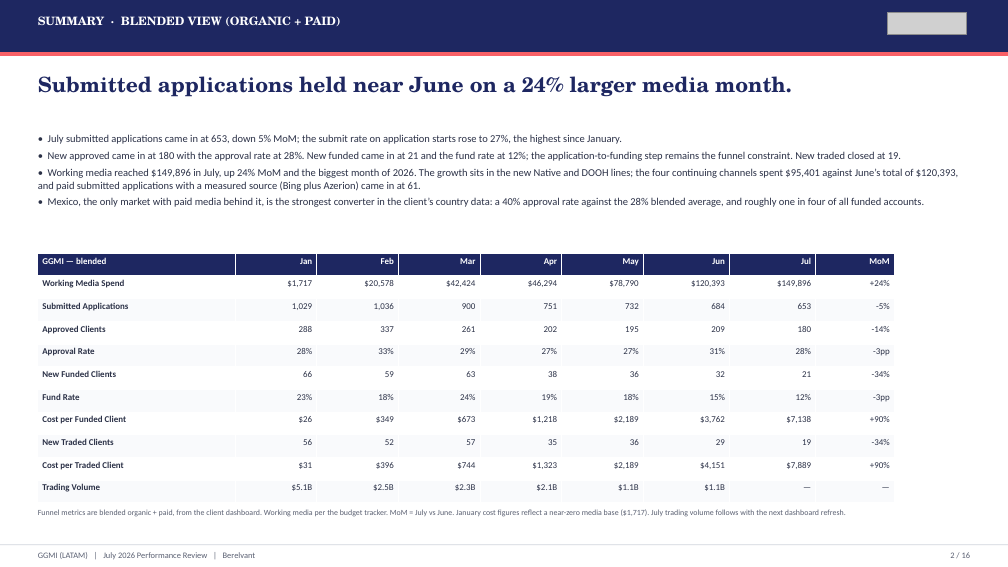
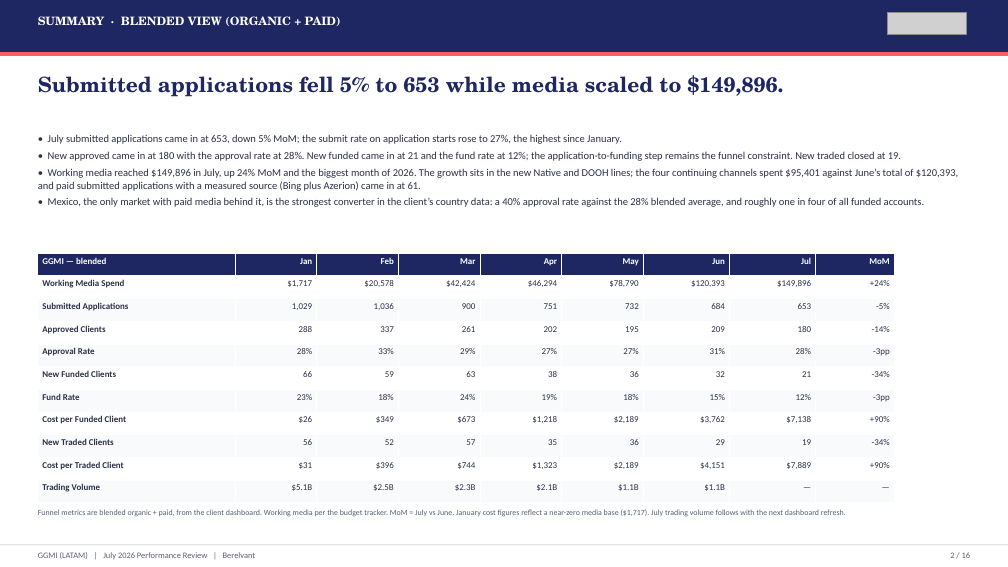
Before and after one commit to hablapro/brlvnt-reporting-hub, a slide deck: slide 2 of reports/forex/ggmi/2026-07/output/GGMI_LATAM_July_2026_Performance_Review.pptx. Drawn at 1008x567 pixels with LibreOffice and Linux fonts; fonts in the diff are those of the drawing; grey boxes stand for pictures. Boxes give left, top, right and bottom in pixels: in the first picture for what was removed or moved away, otherwise in the second. Text is boxed around its words. In the diff, an @@ line names an element or a change of style, - is before the commit and + after.

```diff
--- a/reports/forex/ggmi/2026-07/output/GGMI_LATAM_July_2026_Performance_Review.pptx
+++ b/reports/forex/ggmi/2026-07/output/GGMI_LATAM_July_2026_Performance_Review.pptx
@@ text at (38, 75, 783, 97): text changed @@
-Submitted applications held near June on a 24% larger media month.
+Submitted applications fell 5% to 653 while media scaled to $149,896.
```
Also in this commit, not shown: 10 other slides changed, 3 other files.
